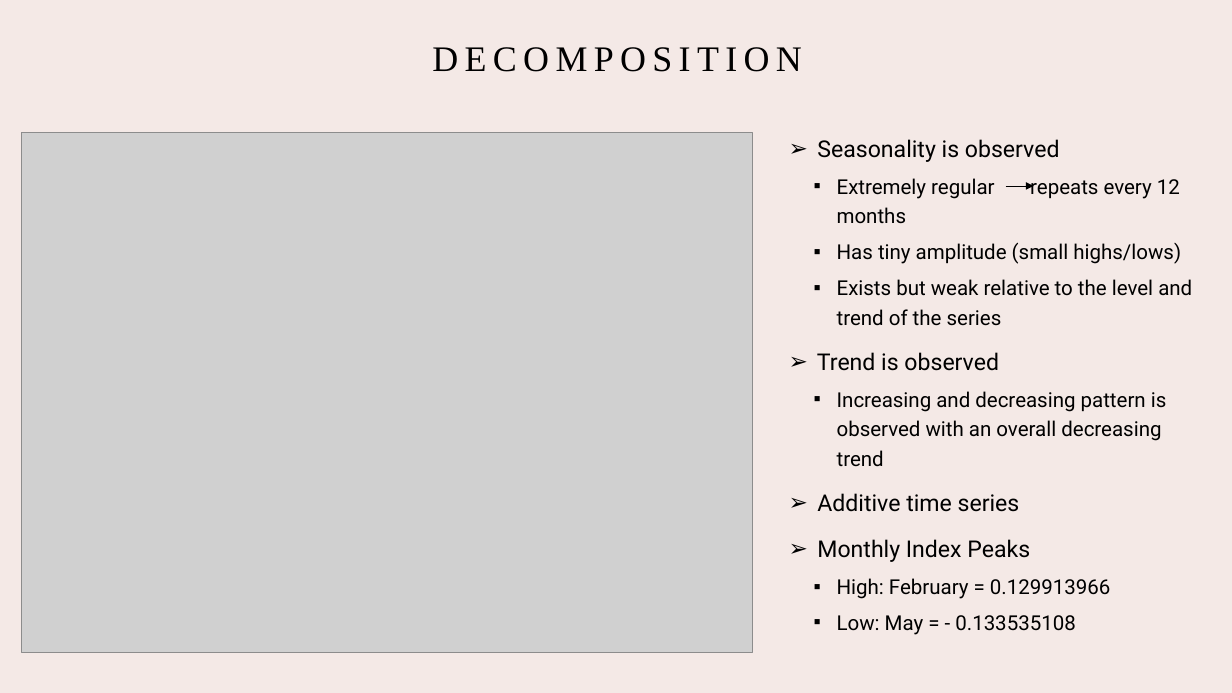
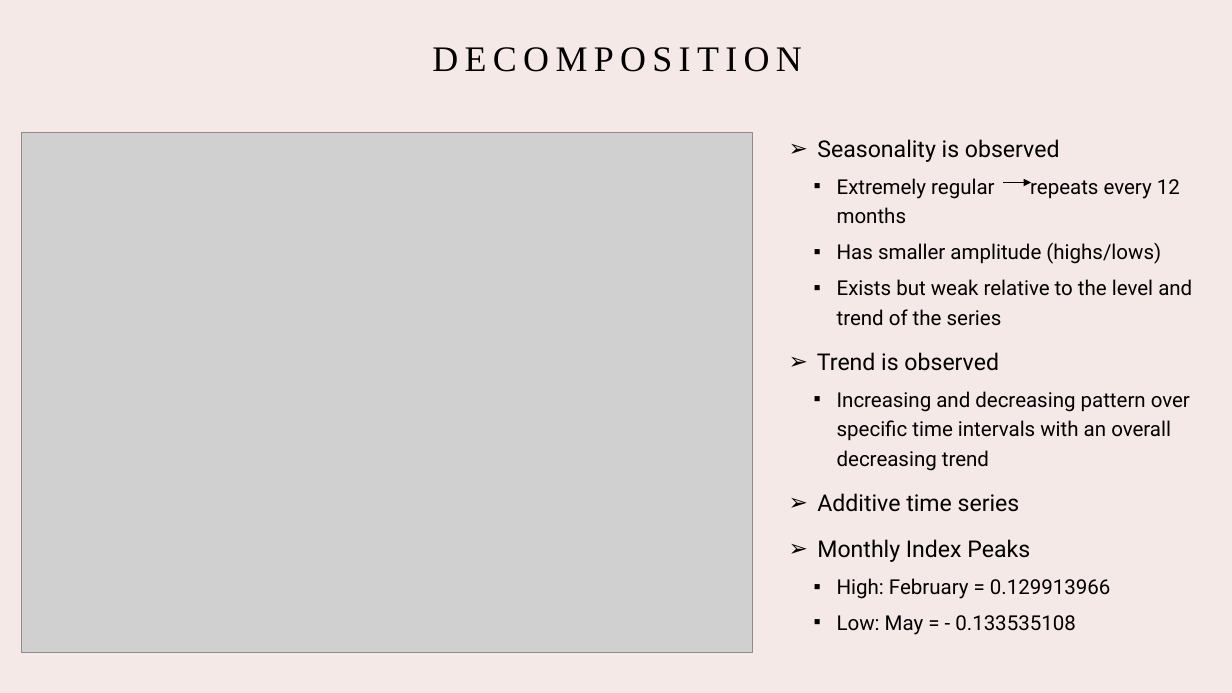
Before and after one commit to Dhruvi196/Business_Forecasting, a slide deck: slide 8 of Project/BusinessForecasting_Project.pptx. Drawn at 1232x693 pixels with LibreOffice and Linux fonts; fonts in the diff are those of the drawing; grey boxes stand for pictures. Boxes give left, top, right and bottom in pixels: in the first picture for what was removed or moved away, otherwise in the second. Text is boxed around its words. In the diff, an @@ line names an element or a change of style, - is before the commit and + after.

```diff
--- a/Project/BusinessForecasting_Project.pptx
+++ b/Project/BusinessForecasting_Project.pptx
@@ text at <box>837,242,1161,264</box>: text changed @@
-  ▪ Has tiny amplitude (small highs/lows)
+  ▪ Has smaller amplitude (highs/lows)
@@ text at <box>837,391,1190,471</box>: text changed @@
-  ▪ Increasing and decreasing pattern is observed with an overall decreasing trend
+  ▪ Increasing and decreasing pattern over specific time intervals with an overall decreasing trend
```
Also in this commit, not shown: 6 other slides changed.
